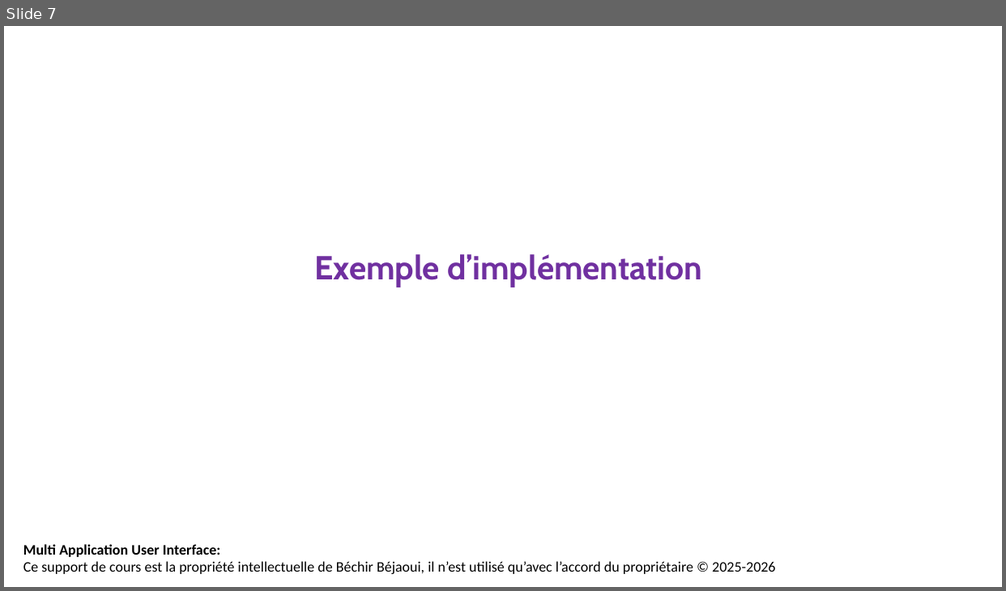
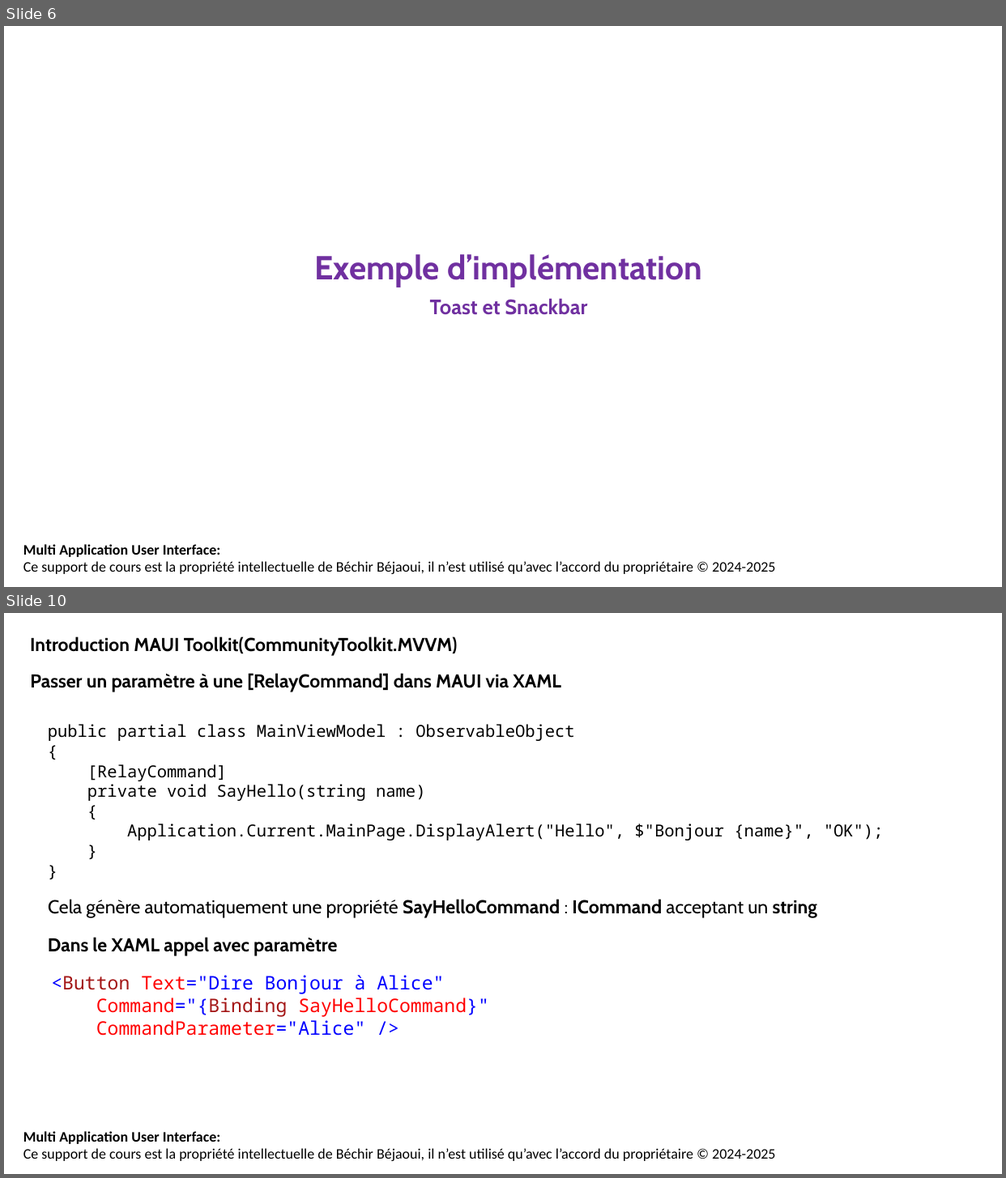
Before and after one commit to bejaouibechir/MAUI, a slide deck: 16.MAUI Toolkit.pptx. Shown one above the other, each under a label of ours: slide 7 before the commit, slides 6 and 10 after it; the slides between them are not shown. The pictures are 1006x591 and 1006x1178 pixels, drawn with LibreOffice and Linux fonts; fonts in the diff are those of the drawing; background and template pictures are left out. Boxes give left, top, right and bottom in pixels: in the first picture for what was removed or moved away, otherwise in the second. Text is boxed around its words. In the diff, an @@ line names an element or a change of style, - is before the commit and + after.

```diff
--- a/16.MAUI Toolkit.pptx
+++ b/16.MAUI Toolkit.pptx
@@ slide 10 added at [4, 613, 1002, 1174], background #FFFFFF; not listed: 1 template element that a slide beside it also shows @@
@@ text added at [30, 636, 458, 656], 18 pt, text #000000, bold @@
+Introduction MAUI Toolkit(CommunityToolkit.MVVM)
@@ text added at [30, 673, 561, 692], 18 pt, text #000000, bold @@
+Passer un paramètre à une [RelayCommand] dans MAUI via XAML
@@ text added at [48, 724, 884, 841], 16 pt, text #000000 @@
+public partial class MainViewModel : ObservableObject
+{
+[RelayCommand]
+private void SayHello(string name)
+{
+Application.Current.MainPage.DisplayAlert("Hello", $"Bonjour {name}", "OK");
+}
+}
@@ text added at [48, 899, 817, 918], 18 pt, text #000000 @@
+Cela génère automatiquement une propriété SayHelloCommand : ICommand acceptant un string
@@ text added at [48, 937, 337, 956], 18 pt, text #000000, bold @@
+Dans le XAML appel avec paramètre
@@ text added at [51, 975, 489, 1036], 18 pt, text #FF0000 @@
+<Button Text="Dire Bonjour à Alice"
+Command="{Binding SayHelloCommand}"
+CommandParameter="Alice" />
@@ what was slide 7 is now slide 6 @@
@@ slide 6 changed as well @@
@@ text at [430, 298, 587, 315]: paragraph added @@
+Toast et Snackbar
@@ text at [23, 561, 775, 574]: text changed @@
-Ce support de cours est la propriété intellectuelle de Béchir Béjaoui, il n’est utilisé qu’avec l’accord du propriétaire © 2025-2026
+Ce support de cours est la propriété intellectuelle de Béchir Béjaoui, il n’est utilisé qu’avec l’accord du propriétaire © 2024-2025
```
Also in this commit, not shown: 5 other slides changed, 10 other slides added, 6 slides removed, 2 other files.
